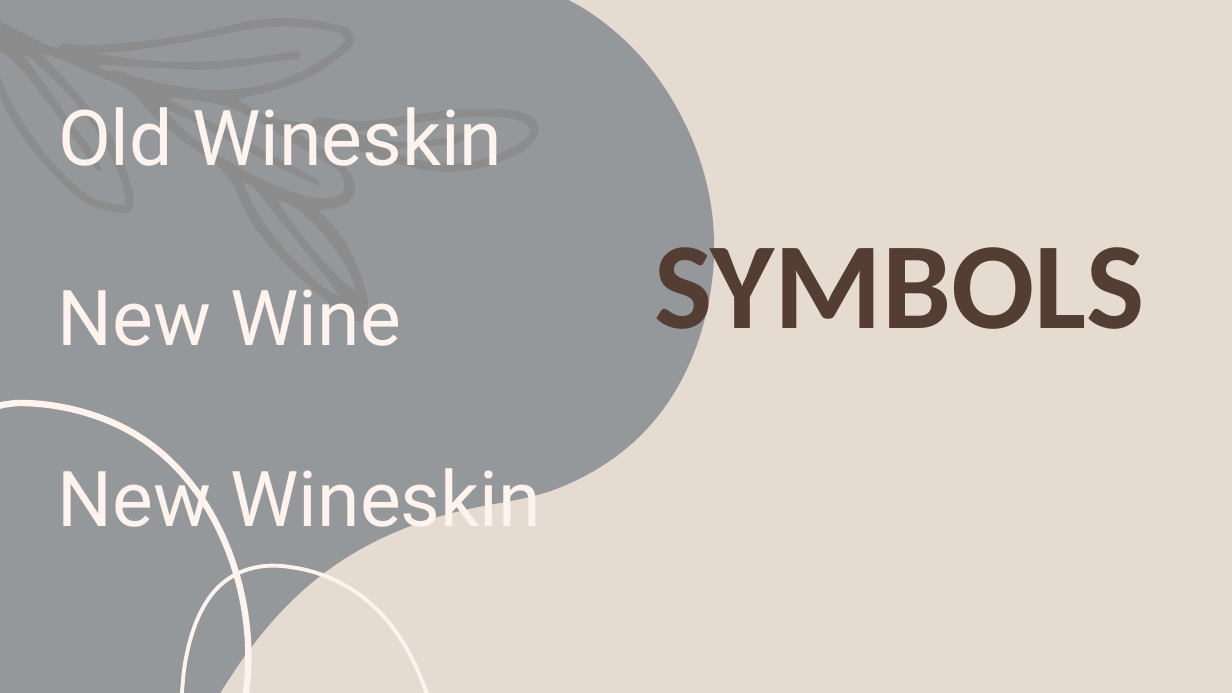
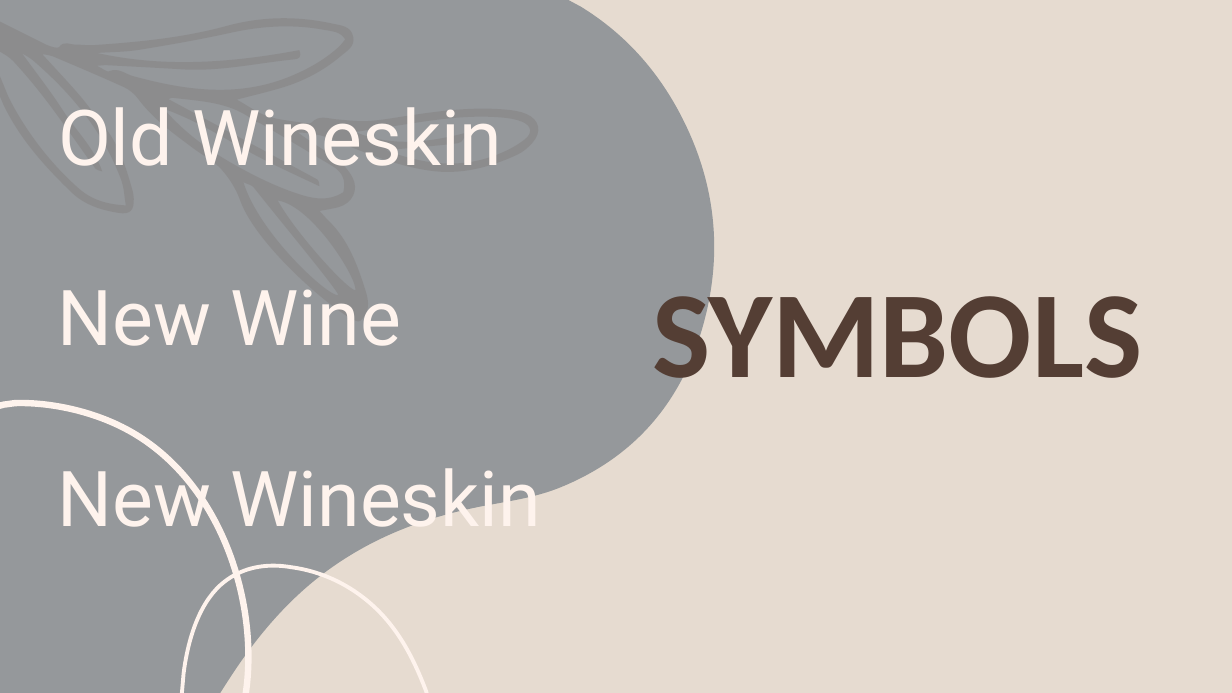
Before and after one commit to rmelancolico/EkklesiaValencia, a slide deck: slide 3 of Dawn Prayer/Own/Be the new wineskin/Be The New Wineskin.pptx. Drawn at 1232x693 pixels with LibreOffice and Linux fonts; fonts in the diff are those of the drawing. Boxes give left, top, right and bottom in pixels: in the first picture for what was removed or moved away, otherwise in the second. Text is boxed around its words. In the diff, an @@ line names an element or a change of style, - is before the commit and + after.

```diff
--- a/Dawn Prayer/Own/Be the new wineskin/Be The New Wineskin.pptx
+++ b/Dawn Prayer/Own/Be the new wineskin/Be The New Wineskin.pptx
@@ text "SYMBOLS": place and size @@
-text "SYMBOLS" at bbox=[654, 227, 1144, 357]
+text "SYMBOLS" at bbox=[652, 275, 1142, 405]
```
Also in this commit, not shown: 6 other slides changed, 1 other file.
